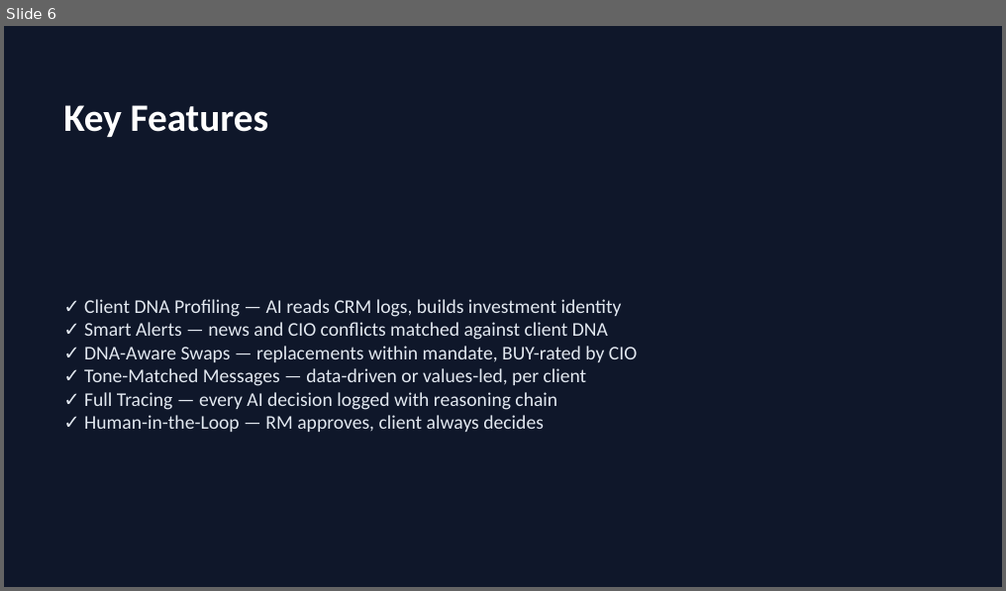
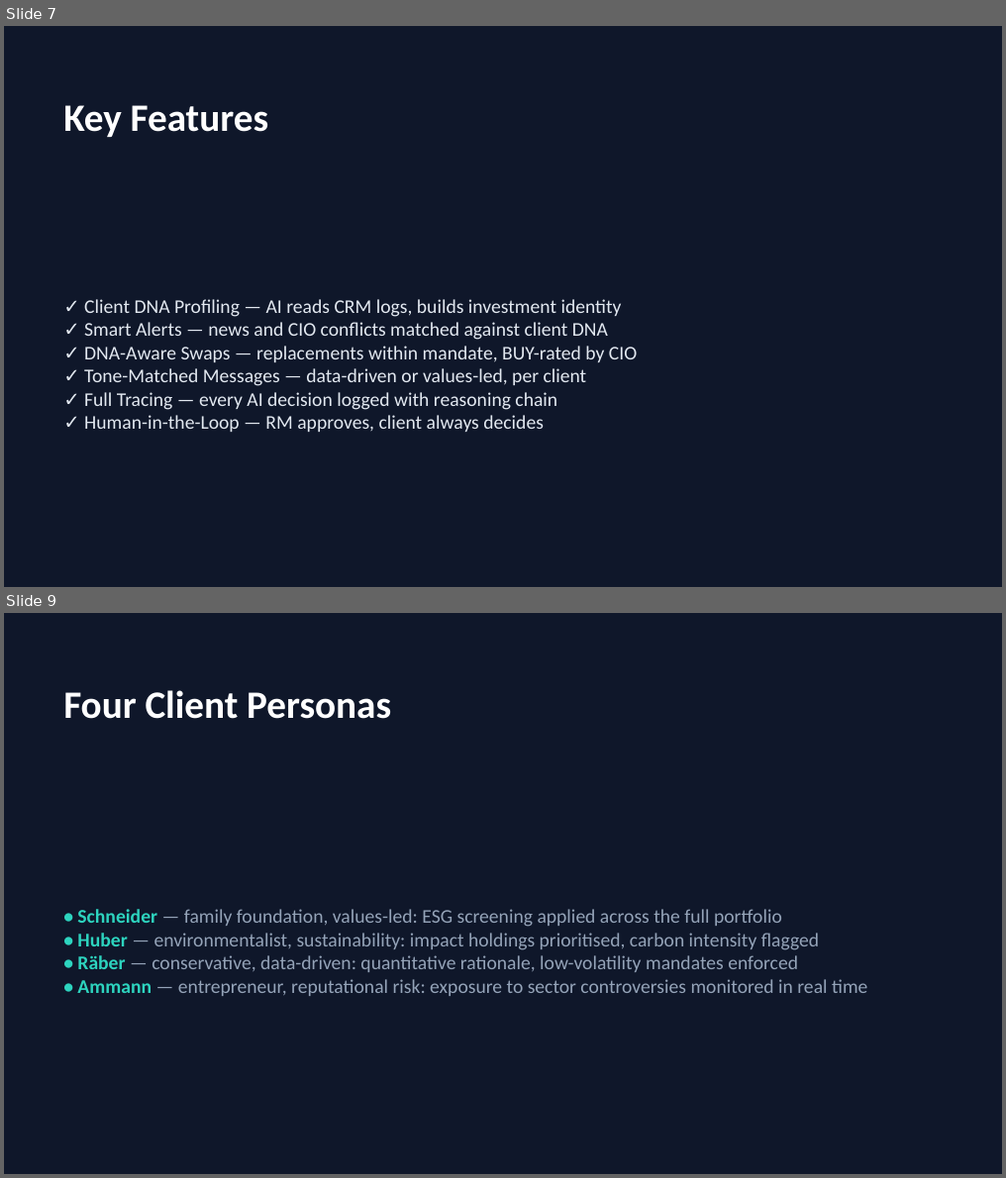
Before and after one commit to bggoranoff/swisshacks, a slide deck: output/presentation.pptx. Shown one above the other, each under a label of ours: slide 6 before the commit, slides 7 and 9 after it; the slides between them are not shown. The pictures are 1006x591 and 1006x1178 pixels, drawn with LibreOffice and Linux fonts; fonts in the diff are those of the drawing. Boxes give left, top, right and bottom in pixels: in the first picture for what was removed or moved away, otherwise in the second. Text is boxed around its words. In the diff, an @@ line names an element or a change of style, - is before the commit and + after.

```diff
--- a/output/presentation.pptx
+++ b/output/presentation.pptx
@@ slide 9 added at [4, 613, 1002, 1174], background #0F172A @@
@@ text added at [63, 690, 391, 719], 28 pt, text #FFFFFF, bold @@
+Four Client Personas
@@ text added at [77, 909, 867, 996], 14 pt, text #94A3B8 @@
+• Schneider — family foundation, values-led: ESG screening applied across the full portfolio
+• Huber — environmentalist, sustainability: impact holdings prioritised, carbon intensity flagged
+• Räber — conservative, data-driven: quantitative rationale, low-volatility mandates enforced
+• Ammann — entrepreneur, reputational risk: exposure to sector controversies monitored in real time
@@ what was slide 6 is now slide 7 @@
```
Also in this commit, not shown: 3 other slides added, 1 slide removed, 5 other files.
